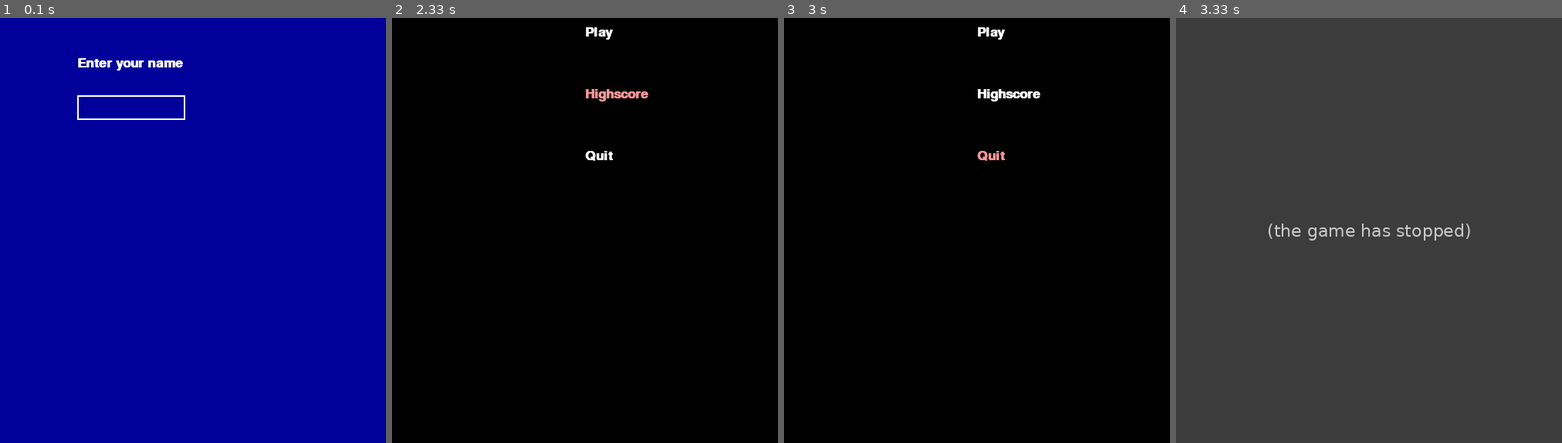
Above: before the commit, frames 1-4 (left to right).
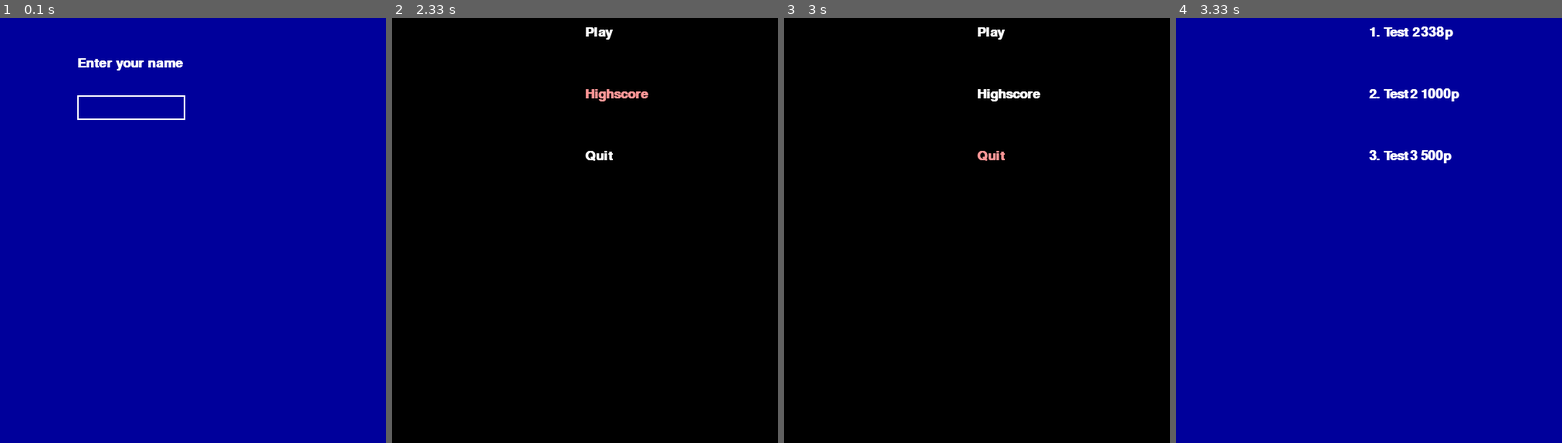
Above: after the commit, the same moments.

Repository: Leonard-Lang/Pygame-Snake
Game: pygame game, started from src/main.py
Same seed, same stepped clock (60 frames per second), same inputs: the game is played once before the commit and once after it.
Inputs:
- Up to frame 1 (0.1 s): no input
- Up to frame 2 (2.33 s): tap Space at 0.33 s; hold Esc 0.67-1.13 s; hold Right 0.67-1.13 s; hold Down from 2.17 s (still down)
- Up to frame 3 (3 s): release Down at 2.63 s; tap Space at 2.67 s
- Up to frame 4 (3.33 s): tap Space at 3.07 s

Frames 1-3 are identical in both runs. In frame 4, 100% of the frame differs, in the area x 0-100%, y 0-100%.
Before the commit the program exited at 3.1 s; later frames show no game.

Commit message:
Add gameOverScreen

Diff:
--- a/src/main.py
+++ b/src/main.py
@@ -1,6 +1,5 @@
 import pygame
 
-from random import seed
 from random import randint
 
 pygame.init()
@@ -38,11 +37,11 @@
         self.currentDirection = "right"
         self.score = 0
 
-    def draw(self, win):
+    def draw(self, win, snake):
         for i in range(snake.length):
             pygame.draw.rect(win, (0, 0, 150), (self.bodyx[i], self.bodyy[i], boxWidth, boxHeight))
 
-    def move(self, keys):
+    def move(self, keys, snake):
         if keys[pygame.K_LEFT]:
             snake.newDirection = "left"
         if keys[pygame.K_RIGHT]:
@@ -78,7 +77,7 @@
             snake.bodyy[0] += boxHeight
 
     # Check if snakes path is blocked
-    def isBlocked(self):
+    def isBlocked(self, snake):
         # Check if snake is in the gamefield
         if snake.bodyx[0] < 0 or snake.bodyx[0] >= windowSizeX or snake.bodyy[0] < 0 + scoreboardSize or snake.bodyy[0] >= windowSizeY + scoreboardSize:
             return False
@@ -114,10 +113,10 @@
             pygame.draw.rect(win, (255, 0, 0), (self.x, self.y, boxWidth, boxHeight))
 
 
-def update(win, snake):
+def update(win, snake, apple):
     win.fill((0, 150, 0))
 
-    snake.draw(win)
+    snake.draw(win, snake)
     apple.draw(win)
 
     for i in range(numberOfColumns):
@@ -200,12 +199,6 @@
 
     file1.close()
 
-    file1 = open('highscores.txt', 'r')
-    lines2 = file1.readlines()
-    file1.close()
-
-    print(lines2)
-
     win.fill((0, 0, 155))
 
     firstPlaceText = font.render("1. " + firstRecord[0] + " " + firstRecord[1][:-1] + "p", 1, (255, 255, 255))
@@ -290,47 +283,101 @@
     return text
 
 
-snake = Snake(xstartPoint, ystartPoint)
-apple = Apple()
-appleExists = False
-
-name = nameInput()
-
-run = True
-while run:
-    keys = pygame.key.get_pressed()
-
-    snake.move(keys)
-
-    run = snake.isBlocked()
-
-    if not appleExists:
-        apple.exists = True
-        appleExists = True
-        apple.spawn(snake)
-
-    if snake.bodyx[0] == apple.x and snake.bodyy[0] == apple.y:
-        appleExists = False
-        apple.exists = False
-        snake.bodyx.append(apple.x)
-        snake.bodyy.append(apple.y)
-        snake.length += 1
-        snake.score += 100
-
-    for event in pygame.event.get():
-        if event.type == pygame.QUIT:
+def gameOverScreen(win):
+    win.fill((0, 0, 155))
+
+    selectionColor = (255, 150, 150)
+    selectionOption = 'highscore'
+
+    gameOver = font.render("Game Over", 1, (255, 255, 255))
+    highscore = font.render("Highscore", 1, selectionColor)
+    retry = font.render("Retry", 1, (255, 255, 255))
+
+    run = True
+    while run:
+
+        for event in pygame.event.get():
+            if event.type == pygame.QUIT:
+                return ''
+
+        pressed = pygame.key.get_pressed()
+        if pressed[pygame.K_ESCAPE]:
             run = False
-
-    if keys[pygame.K_ESCAPE]:
-        if not mainMenu(win):
+        if pressed[pygame.K_DOWN]:
+            highscore = font.render("Highscore", 1, (255, 255, 255))
+            retry = font.render("Retry", 1, selectionColor)
+            selectionOption = 'retry'
+        if pressed[pygame.K_UP]:
+            highscore = font.render("Highscore", 1, selectionColor)
+            retry = font.render("Retry", 1, (255, 255, 255))
+            selectionOption = 'highscore'
+        if pressed[pygame.K_SPACE]:
             run = False
 
-    if run:
-        snake.score += 1
-        update(win, snake)
-
-    pygame.time.delay(300)
-
-
-updateHighscoreList(name, snake.score)
-pygame.quit()
+        win.fill((0, 0, 155))
+        win.blit(gameOver, (100, 50))
+        win.blit(highscore, (100, 100))
+        win.blit(retry, (100, 150))
+
+        pygame.display.update()
+        pygame.time.delay(100)
+
+    return selectionOption
+
+def main():
+    snake = Snake(xstartPoint, ystartPoint)
+    apple = Apple()
+    appleExists = False
+
+    name = nameInput()
+
+    run = True
+
+    while run:
+        keys = pygame.key.get_pressed()
+
+        snake.move(keys, snake)
+
+        run = snake.isBlocked(snake)
+
+        if not appleExists:
+            apple.exists = True
+            appleExists = True
+            apple.spawn(snake)
+
+        if snake.bodyx[0] == apple.x and snake.bodyy[0] == apple.y:
+            appleExists = False
+            apple.exists = False
+            snake.bodyx.append(apple.x)
+            snake.bodyy.append(apple.y)
+            snake.length += 1
+            snake.score += 100
+
+        for event in pygame.event.get():
+            if event.type == pygame.QUIT:
+                run = False
+
+        if keys[pygame.K_ESCAPE]:
+            if not mainMenu(win):
+                run = False
+
+        if run:
+            snake.score += 1
+            update(win, snake, apple)
+
+        pygame.time.delay(300)
+
+    updateHighscoreList(name, snake.score)
+
+    decision = gameOverScreen(win)
+    if decision == 'highscore':
+        showHighscoreList()
+        gameOverScreen(win)
+    elif decision == 'retry':
+        main()
+
+    pygame.quit()
+
+
+if __name__ == "__main__":
+    main()
